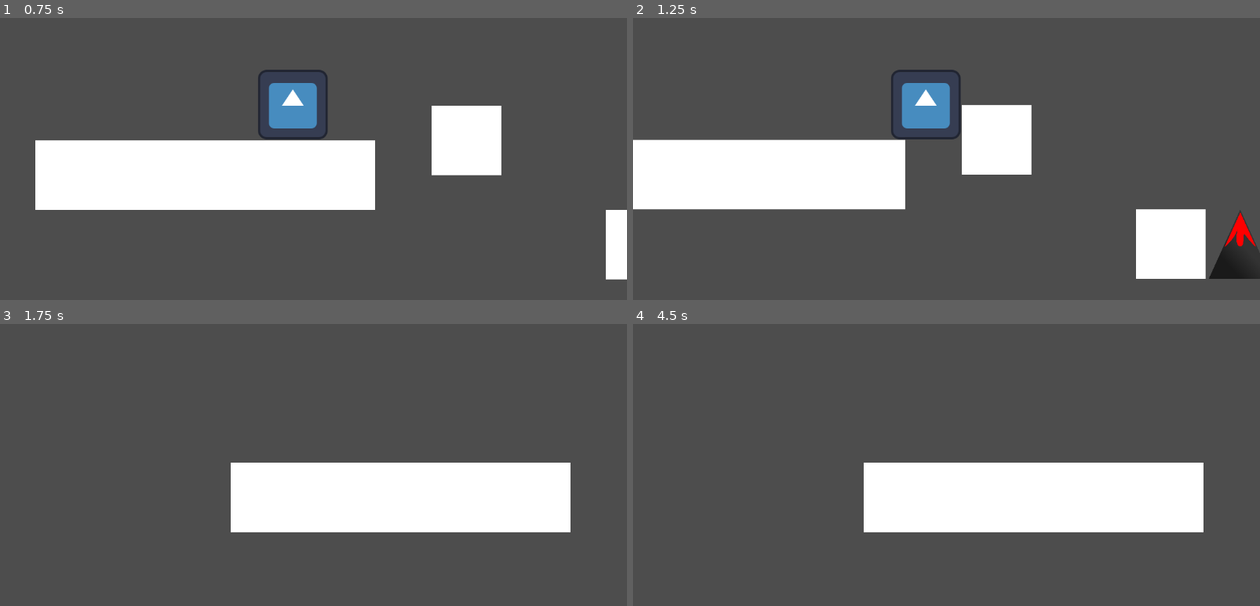
Above: before the commit, frames 1-4 (two rows, left to right).
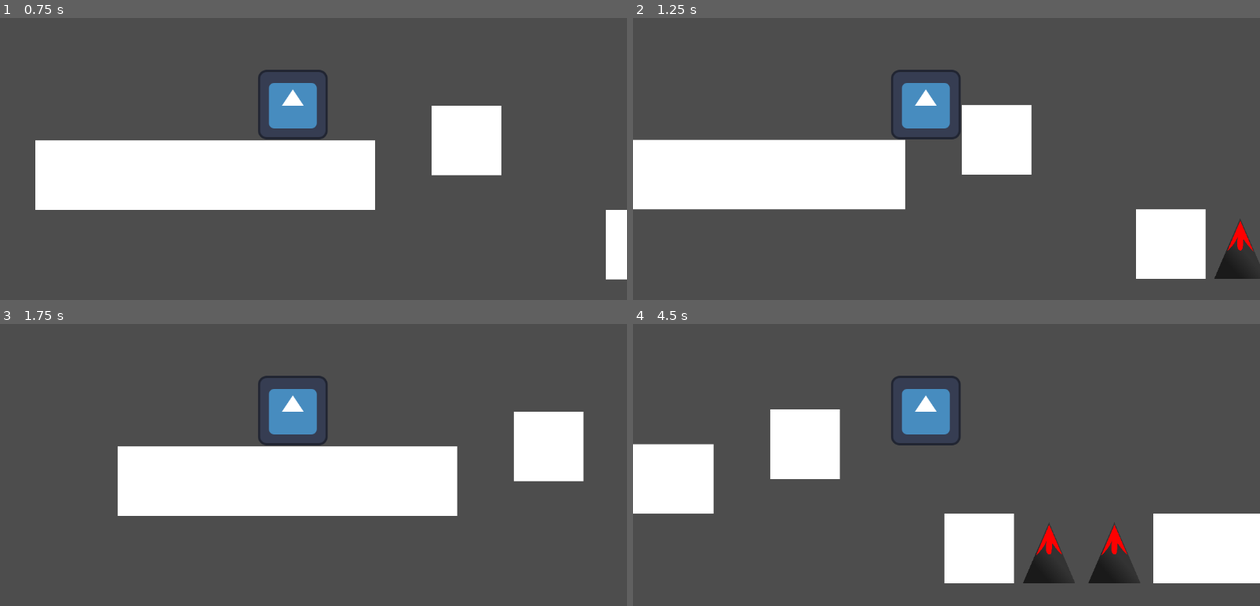
Above: after the commit, the same moments.

Repository: splatter-monk/dash
Game: Godot game, scene res://level.tscn
Same seed, same stepped clock (60 frames per second), same inputs: the game is played once before the commit and once after it. The engine's default icon, where the game draws it, is replaced by a stand-in: a white triangle on a blue panel in a dark square.
Inputs:
- Up to frame 1 (0.75 s): no input
- Up to frame 2 (1.25 s): no input
- Up to frame 3 (1.75 s): no input
- Up to frame 4 (4.5 s): tap Enter at 3.5 s

Frame 1 is identical in both runs. In frame 2, 0.4% of the frame differs, in the area x 91-100%, y 68-93%; in frame 3, 16%; in frame 4, 27%, in the area x 0-100%, y 18-92%.
Error before the commit: Invalid access to property or key 'position' on a base object of type 'null instance'. (res://level.gd:4)

Commit message:
Fixed the crash

Diff:
--- a/player.tscn
+++ b/player.tscn
@@ -9,6 +9,12 @@
 const JUMP_VELOCITY = -470.0
 
 var gravity = ProjectSettings.get_setting(\"physics/2d/default_gravity\") * 1.5
+
+var start_position: Vector2 # Use Vector3 for 3D=
+
+func _ready() -> void:
+	start_position = global_position
+
 
 func _physics_process(delta: float) -> void:
 	# Add the gravity.
@@ -31,7 +37,8 @@
 	move_and_slide()
 
 func explode():
-	queue_free()
+	global_position = start_position
+	#queue_free()
 "
 
 [sub_resource type="RectangleShape2D" id="RectangleShape2D_i3pqv"]
--- a/spike.tscn
+++ b/spike.tscn
@@ -4,19 +4,19 @@
 [ext_resource type="Texture2D" uid="uid://drog4frjb406m" path="res://spike.png" id="1_8ryga"]
 
 [sub_resource type="RectangleShape2D" id="RectangleShape2D_7k7bx"]
-size = Vector2(56, 80)
+size = Vector2(48, 72)
 
 [node name="Spike" type="Area2D"]
 position = Vector2(144, 56)
 script = ExtResource("1_7k7bx")
 
 [node name="Sprite2D" type="Sprite2D" parent="."]
-position = Vector2(-80, 264)
-scale = Vector2(0.19495797, 0.16)
+position = Vector2(-80, 272)
+scale = Vector2(0.16134454, 0.14)
 texture = ExtResource("1_8ryga")
 
 [node name="CollisionShape2D" type="CollisionShape2D" parent="."]
-position = Vector2(-80, 288)
+position = Vector2(-80, 292)
 shape = SubResource("RectangleShape2D_7k7bx")
 
 [connection signal="body_entered" from="." to="." method="_on_body_entered"]
